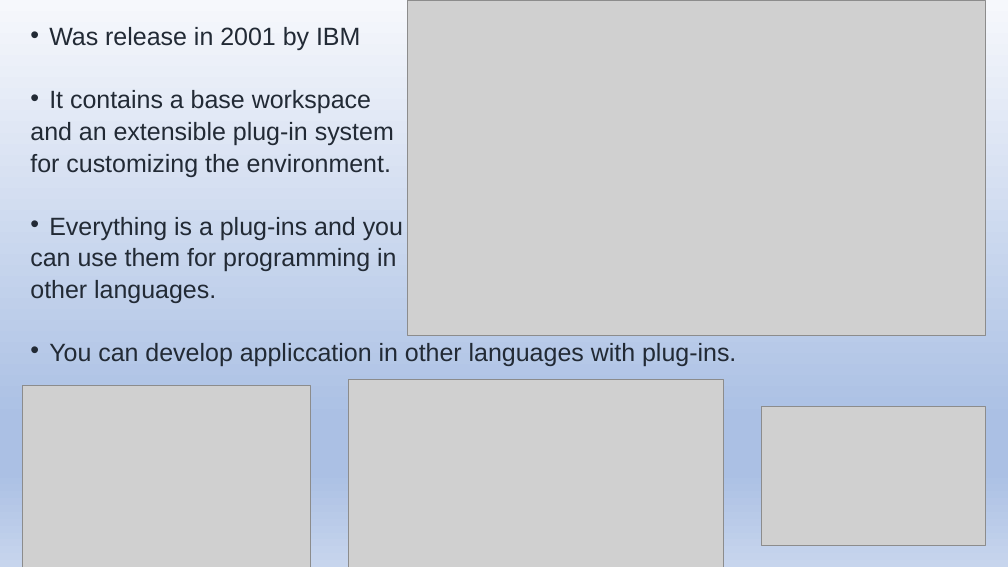
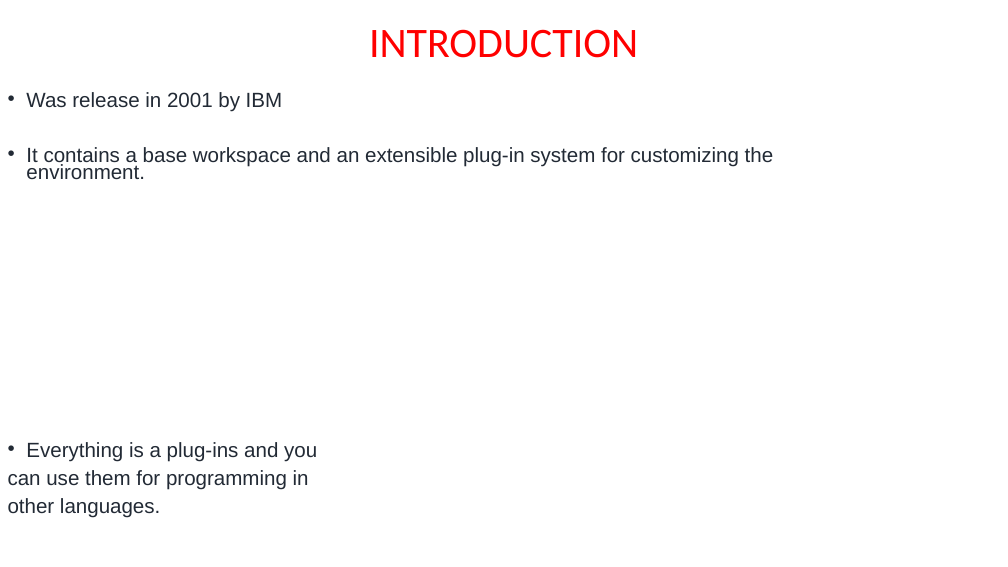
Before and after one commit to SylvainTorrenti/DWWM_2005, a slide deck: slide 2 of Anglais/Eclipse.pptx. Drawn at 1008x567 pixels with LibreOffice and Linux fonts; fonts in the diff are those of the drawing; grey boxes stand for pictures; background and template pictures are left out. Boxes give left, top, right and bottom in pixels: in the first picture for what was removed or moved away, otherwise in the second. Text is boxed around its words. In the diff, an @@ line names an element or a change of style, - is before the commit and + after.

```diff
--- a/Anglais/Eclipse.pptx
+++ b/Anglais/Eclipse.pptx
@@ background gradient #F6F8FC to #ABC0E4 to #C7D5ED to picture (left out) @@
@@ text added at <box>369,29,638,58</box>, 40 pt, text #FF0000 @@
+INTRODUCTION
@@ picture removed at <box>408,0,986,336</box> @@
@@ text "Was release in 2001 by ...": place and size @@
-text "Was release in 2001 by ..." at <box>30,27,736,366</box>
+text "Was release in 2001 by ..." at <box>8,92,774,518</box>
@@ text at <box>8,92,317,518</box>: size 23.8 to 19.6 pt in "Was release in 2001 by IBM", "Everything is a plug-ins and you", "can use them for programming in", "other languages." @@
@@ text at <box>26,147,774,180</box>: text changed; size 23.8 to 19.6 pt @@
-• It contains a base workspace
-and an extensible plug-in system
-for customizing the environment.
+• It contains a base workspace and an extensible plug-in system for customizing the environment.
@@ text at <box>49,343,736,366</box>: paragraph removed @@
-• You can develop appliccation in other languages with plug-ins.
@@ picture removed at <box>23,385,310,567</box> @@
@@ picture removed at <box>349,380,724,567</box> @@
@@ picture removed at <box>761,407,985,546</box> @@
```
Also in this commit, not shown: 3 other slides changed, 30 other files.
